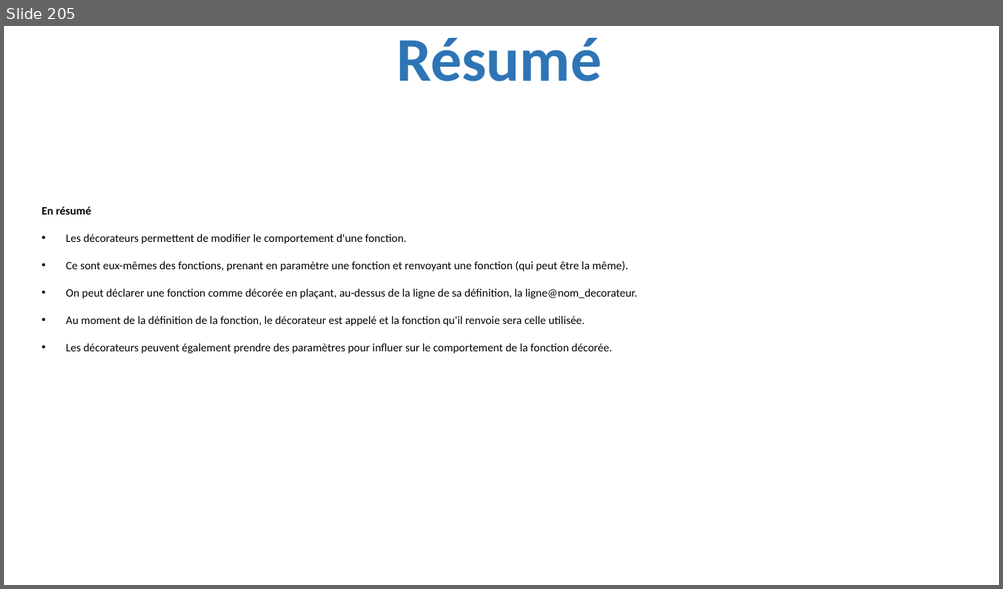
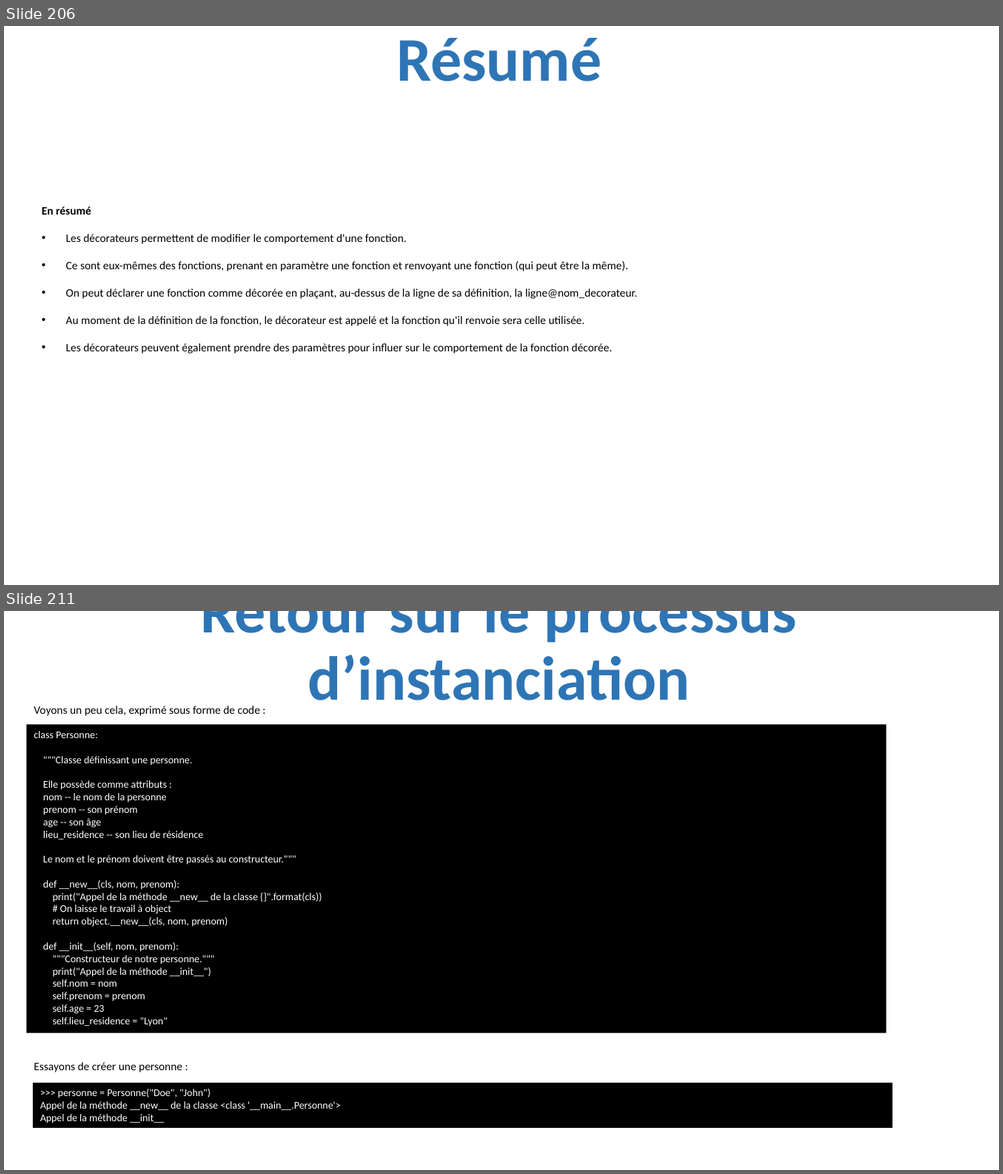
Before and after one commit to julienPalleau/PythonDoc, a slide deck: Python-resume.pptx. Shown one above the other, each under a label of ours: slide 205 before the commit, slides 206 and 211 after it; the slides between them are not shown. The pictures are 1003x589 and 1003x1174 pixels, drawn with LibreOffice and Linux fonts; fonts in the diff are those of the drawing. Boxes give left, top, right and bottom in pixels: in the first picture for what was removed or moved away, otherwise in the second. Text is boxed around its words. In the diff, an @@ line names an element or a change of style, - is before the commit and + after.

```diff
--- a/Python-resume.pptx
+++ b/Python-resume.pptx
@@ slide 211 added at (4,611,999,1170), background #FFFFFF @@
@@ title added at (201,611,797,701), 60 pt, text #2E75B6, bold @@
+Retour sur le processus d’instanciation
@@ text added at (34,706,260,716), 11 pt, text #000000 @@
+Voyons un peu cela, exprimé sous forme de code :
@@ rectangle added at (26,724,886,1034), fill #000000, 10 pt, text #FFFFFF @@
+class Personne:
+"""Classe définissant une personne.
+Elle possède comme attributs :
+nom -- le nom de la personne
+prenom -- son prénom
+age -- son âge
+lieu_residence -- son lieu de résidence
+Le nom et le prénom doivent être passés au constructeur."""
+def __new__(cls, nom, prenom):
+print("Appel de la méthode __new__ de la classe {}".format(cls))
+# On laisse le travail à object
+return object.__new__(cls, nom, prenom)
+def __init__(self, nom, prenom):
+"""Constructeur de notre personne."""
+print("Appel de la méthode __init__")
+self.nom = nom
+self.prenom = prenom
+self.age = 23
+self.lieu_residence = "Lyon"
@@ text added at (34,1062,182,1073), 11 pt, text #000000 @@
+Essayons de créer une personne :
@@ rectangle added at (33,1083,893,1129), fill #000000, 10 pt, text #FFFFFF @@
+>>> personne = Personne("Doe", "John")
+Appel de la méthode __new__ de la classe <class '__main__.Personne'>
+Appel de la méthode __init__
@@ what was slide 205 is now slide 206 @@
```
Also in this commit, not shown: 15 other slides added.
